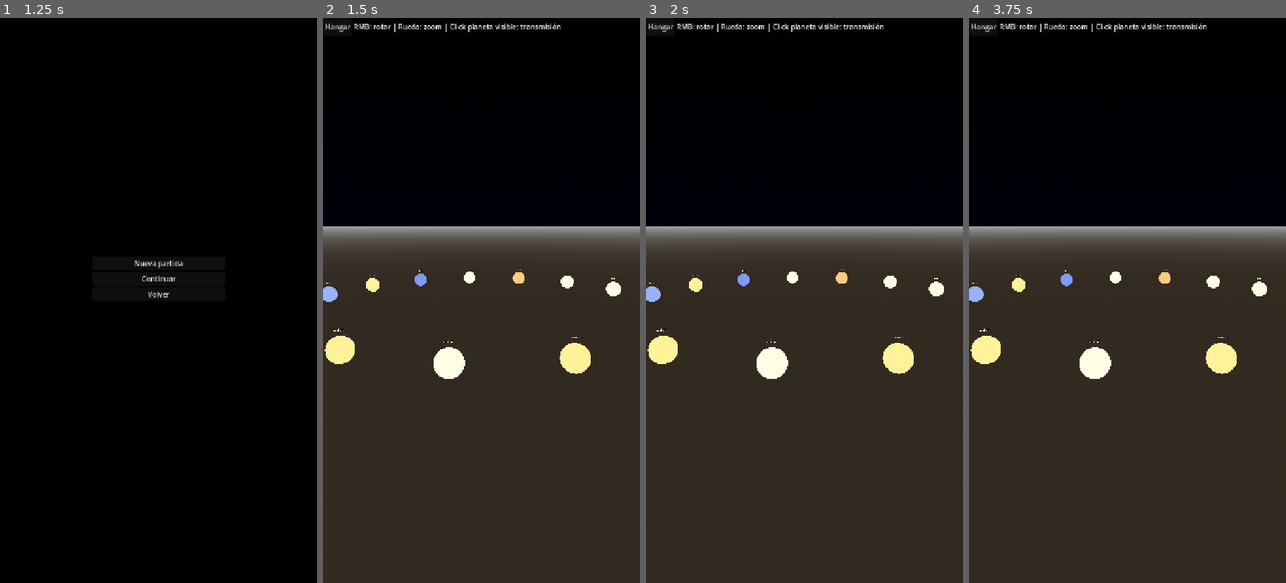
Above: before the commit, frames 1-4 (left to right).
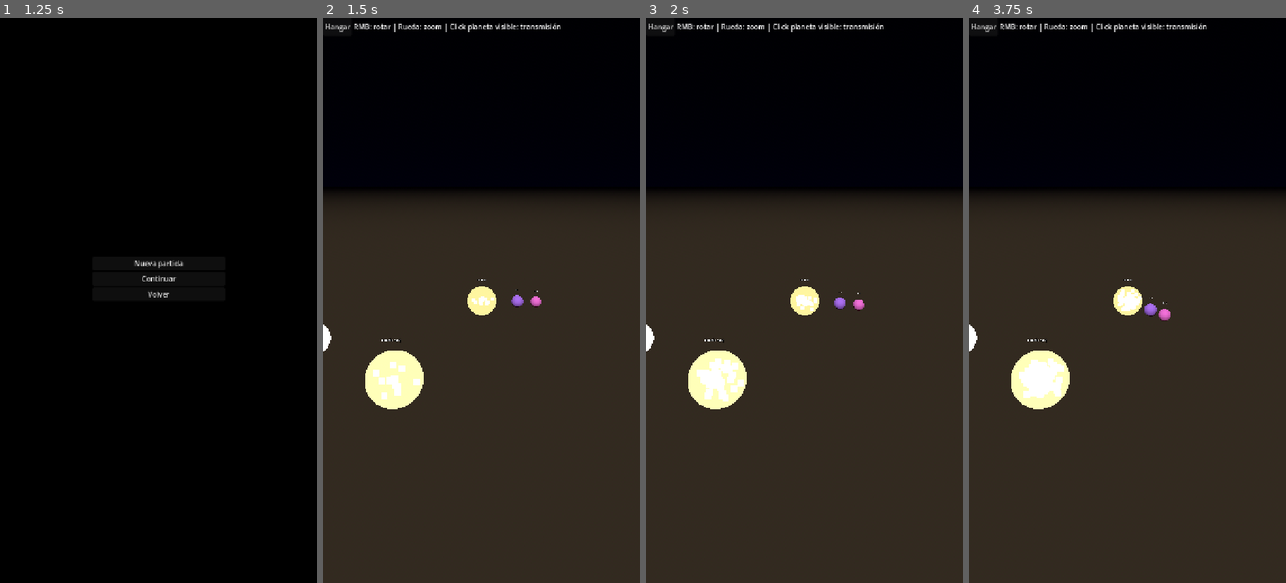
Above: after the commit, the same moments.

Repository: JHevia70/StarShot
Game: Godot game, scene res://scenes/MainMenu.tscn
The game is run twice, just before and just after one commit, with the same random seed, the same clock (stepped at 60 frames per second) and the same inputs.
Inputs:
- Up to frame 1 (1.25 s): click "Jugar" at 0.5 s
- Up to frame 2 (1.5 s): click "Nueva partida" at 1.25 s
- Up to frame 3 (2 s): no input
- Up to frame 4 (3.75 s): click "Hangar" at 2 s; click "Comprar" at 2.75 s; click "Cerrar" at 3.5 s

Frame 1 is identical in both runs. In frame 2, 13% of the frame differs, in the area x 0-100%, y 31-70%; in frame 3, 13%; in frame 4, 13%.

Commit message:
[auto] update 2025-08-16_04-09-23

Diff:
--- a/scenes/GalaxyMap.gd
+++ b/scenes/GalaxyMap.gd
@@ -5,13 +5,16 @@
 const MAX_PLANETS_PER_STAR: int = 10
 const STAR_TYPES := [ "O", "B", "A", "F", "G", "K", "M" ]
 
+@export var sky_path: String = "res://textures/starfield.hdr" # HDRI/EXR/PNG panorámica; si no existe, usa procedural
+
 @onready var cam: Camera3D = $Camera3D as Camera3D
 @onready var env: WorldEnvironment = $WorldEnvironment as WorldEnvironment
 @onready var hangar_btn: Button = $HUD/HBox/Hangar as Button
 @onready var label_info: Label = $HUD/HBox/Info as Label
 
-var stars: Array = []    # Array[Node3D]
-var planets: Array = []  # Array[Node3D]
+var stars: Array = []                 # Array[Node3D]
+var planets: Array = []               # Array[Node3D]
+var star_planet_counts: Array = []    # Array[int]
 var planet_to_unlock_index: int = 0
 
 # cámara orbital
@@ -21,20 +24,28 @@
 var rotate_sensitivity: float = 0.01
 var zoom_step: float = 5.0
 var dist_min: float = 20.0
-var dist_max: float = 150.0
+var dist_max: float = 160.0
 var target: Vector3 = Vector3.ZERO
 
 func _ready() -> void:
-	# Activar cámara
+	randomize() # semilla global para randf()/randi()
+	# Cámara activa
 	if cam != null:
 		cam.current = true
-	# Cielo procedural básico
+	# Cielo: PanoramaSky si existe el HDRI, si no, procedural
 	var env_res: Environment = Environment.new()
-	var sky_mat: ProceduralSkyMaterial = ProceduralSkyMaterial.new()
-	sky_mat.sky_top_color = Color(0.01, 0.01, 0.03)
-	sky_mat.sky_horizon_color = Color(0.02, 0.02, 0.06)
 	var sky_res: Sky = Sky.new()
-	sky_res.sky_material = sky_mat
+	if sky_path != "" and ResourceLoader.exists(sky_path):
+		var pano: PanoramaSkyMaterial = PanoramaSkyMaterial.new()
+		var tex: Texture2D = load(sky_path) as Texture2D
+		pano.panorama = tex
+		sky_res.sky_material = pano
+	else:
+		var proc: ProceduralSkyMaterial = ProceduralSkyMaterial.new()
+		proc.sky_top_color = Color(0.01, 0.01, 0.03)
+		proc.sky_horizon_color = Color(0.02, 0.02, 0.06)
+		proc.ground_horizon_color = Color(0.01, 0.01, 0.02)
+		sky_res.sky_material = proc
 	env_res.background_mode = Environment.BG_SKY
 	env_res.sky = sky_res
 	if env != null:
@@ -50,81 +61,151 @@
 		hangar_btn.pressed.connect(_on_hangar)
 
 	_build_galaxy()
+	_focus_last_unlocked_star()
 	_update_camera()
 
 func _build_galaxy() -> void:
 	stars.clear()
 	planets.clear()
-
-	# Repartir 100 planetas en bloques de 5..10 por estrella
+	star_planet_counts.clear()
+
+	# Reparto de planetas por estrella (5..10) hasta 100
 	var remaining: int = TOTAL_PLANETS
-	var distribution: Array = []  # Array[int]
 	while remaining > 0:
 		var chunk: int = MIN_PLANETS_PER_STAR + randi_range(0, MAX_PLANETS_PER_STAR - MIN_PLANETS_PER_STAR)
 		if chunk > remaining:
 			chunk = remaining
-		distribution.append(chunk)
+		star_planet_counts.append(chunk)
 		remaining -= chunk
 
-	var ring_radius: float = 28.0
-	var star_count: int = distribution.size()
-	for i in range(star_count):
-		var ang: float = TAU * float(i) / float(max(1, star_count))
-		var pos: Vector3 = Vector3(cos(ang) * ring_radius, 0.0, sin(ang) * ring_radius)
+	# Estrellas desperdigadas (no anillo): muestreo con separación mínima
+	var min_r: float = 20.0
+	var max_r: float = 60.0
+	var min_sep: float = 8.0
+	var height_jitter: float = 6.0
+	var star_positions: Array = []  # Array[Vector3]
+	for i in range(star_planet_counts.size()):
+		var pos: Vector3 = _pick_star_pos(star_positions, min_r, max_r, min_sep, height_jitter)
+		star_positions.append(pos)
 		var stype: String = STAR_TYPES[randi() % STAR_TYPES.size()]
 		var star_node: Node3D = _spawn_star(pos, stype, i)
 		add_child(star_node)
 		stars.append(star_node)
-
-		var pcount: int = int(distribution[i])
+		# Planetas de esta estrella
+		var pcount: int = int(star_planet_counts[i])
 		for p in range(pcount):
-			var orbit_dist: float = 3.0 + 2.6 * float(p) + randf() * 0.6
+			var orbit_dist: float = 3.0 + 2.4 * float(p) + randf() * 0.7
 			var planet: Node3D = _spawn_planet(star_node, orbit_dist, i, p)
 			planets.append(planet)
 
 	if label_info != null:
 		label_info.text = "RMB: rotar | Rueda: zoom | Click planeta visible: transmisión"
+
+func _pick_star_pos(existing: Array, min_r: float, max_r: float, min_sep: float, height_jitter: float) -> Vector3:
+	var tries: int = 0
+	while tries < 100:
+		var r: float = lerp(min_r, max_r, randf())
+		var ang: float = randf() * TAU
+		var y: float = (randf() * 2.0 - 1.0) * height_jitter
+		var cand: Vector3 = Vector3(cos(ang) * r, y, sin(ang) * r)
+		var ok: bool = true
+		for v in existing:
+			if (v as Vector3).distance_to(cand) < min_sep:
+				ok = false
+				break
+		if ok:
+			return cand
+		tries += 1
+	return Vector3(randf()*max_r, 0.0, randf()*max_r)
+
+func _focus_last_unlocked_star() -> void:
+	# Determinar la estrella que contiene el ultimo planeta desbloqueado
+	var last_idx: int = max(0, planet_to_unlock_index - 1)
+	var sidx: int = _star_of_global_index(last_idx)
+	if sidx >= 0 and sidx < stars.size():
+		target = (stars[sidx] as Node3D).global_position
+		dist = 38.0
+		yaw = 0.0
+		pitch = -0.3
+
+func _star_of_global_index(gidx: int) -> int:
+	var acc: int = 0
+	for i in range(star_planet_counts.size()):
+		var next_acc: int = acc + int(star_planet_counts[i])
+		if gidx >= acc and gidx < next_acc:
+			return i
+		acc = next_acc
+	return clamp(star_planet_counts.size() - 1, 0, 9999)
 
 func _spawn_star(pos: Vector3, stype: String, star_index: int) -> Node3D:
 	var star: Node3D = Node3D.new()
 	star.name = "Star_%d" % star_index
 	star.position = pos
-
+	# esfera emisiva
 	var mesh: MeshInstance3D = MeshInstance3D.new()
 	var sphere: SphereMesh = SphereMesh.new()
-	sphere.radius = 1.4
-	sphere.height = 2.8
+	sphere.radius = 1.5
+	sphere.height = 3.0
 	sphere.radial_segments = 64
 	sphere.rings = 32
 	mesh.mesh = sphere
-	mesh.cast_shadow = GeometryInstance3D.SHADOW_CASTING_SETTING_OFF
-	mesh.visible = true
-
 	var mat: StandardMaterial3D = StandardMaterial3D.new()
+	var col: Color = _star_color(stype)
 	mat.shading_mode = BaseMaterial3D.SHADING_MODE_UNSHADED
-	var col: Color = _star_color(stype)
 	mat.albedo_color = col
 	mat.emission_enabled = true
 	mat.emission = col
-	mat.emission_energy_multiplier = 3.0
+	mat.emission_energy_multiplier = 3.2
+	mat.blend_mode = BaseMaterial3D.BLEND_MODE_ADD
 	mesh.material_override = mat
-
 	star.add_child(mesh)
-
+	# partículas de corona
+	_add_corona(star, col)
+	# etiqueta 3D
 	var lbl: Label3D = Label3D.new()
 	lbl.text = "Estrella %d (%s)" % [star_index + 1, stype]
 	lbl.billboard = BaseMaterial3D.BILLBOARD_ENABLED
-	lbl.position = Vector3(0, 2.0, 0)
+	lbl.position = Vector3(0, 2.2, 0)
 	star.add_child(lbl)
 	return star
+
+func _add_corona(star: Node3D, col: Color) -> void:
+	var particles: GPUParticles3D = GPUParticles3D.new()
+	particles.amount = 120
+	particles.local_coords = true
+	particles.lifetime = 1.8
+	particles.one_shot = false
+	var pm: ParticleProcessMaterial = ParticleProcessMaterial.new()
+	pm.emission_shape = ParticleProcessMaterial.EMISSION_SHAPE_SPHERE
+	pm.emission_sphere_radius = 1.2
+	pm.gravity = Vector3.ZERO
+	pm.initial_velocity_min = 0.0
+	pm.initial_velocity_max = 0.2
+	pm.angular_velocity_min = -0.5
+	pm.angular_velocity_max = 0.5
+	pm.scale_min = 0.25
+	pm.scale_max = 0.7
+	particles.process_material = pm
+	# Draw pass: quad aditivo con billboard
+	var quad: QuadMesh = QuadMesh.new()
+	quad.size = Vector2(0.35, 0.35)
+	var qmat: StandardMaterial3D = StandardMaterial3D.new()
+	qmat.shading_mode = BaseMaterial3D.SHADING_MODE_UNSHADED
+	qmat.billboard_mode = BaseMaterial3D.BILLBOARD_ENABLED
+	qmat.transparency = BaseMaterial3D.TRANSPARENCY_ALPHA
+	qmat.blend_mode = BaseMaterial3D.BLEND_MODE_ADD
+	qmat.albedo_color = Color(col.r, col.g, col.b, 0.7)
+	particles.draw_pass_1 = quad
+	particles.material_override = qmat
+	star.add_child(particles)
+	particles.emitting = true
 
 func _spawn_planet(star_node: Node3D, orbit_radius: float, star_index: int, local_index: int) -> Node3D:
 	var planet_root: Node3D = Node3D.new()
 	planet_root.name = "Planet_%d_%d" % [star_index, local_index]
 	star_node.add_child(planet_root)
-
+	# render
 	var mesh: MeshInstance3D = MeshInstance3D.new()
-	# (Godot 4) MeshInstance3D NO tiene 'input_pickable'; el click se maneja con Area3D
 	var sphere: SphereMesh = SphereMesh.new()
 	sphere.radius = 0.45 + 0.2 * randf()
 	sphere.height = sphere.radius * 2.0
@@ -135,25 +216,22 @@
 	m.albedo_color = Color.from_hsv(randf(), 0.55, 0.95)
 	mesh.material_override = m
 	planet_root.add_child(mesh)
-
+	# nombre flotante
 	var lbl: Label3D = Label3D.new()
 	lbl.text = "P%d-%d" % [star_index + 1, local_index + 1]
 	lbl.billboard = BaseMaterial3D.BILLBOARD_ENABLED
 	lbl.position = Vector3(0, sphere.radius + 0.6, 0)
 	planet_root.add_child(lbl)
-
-	# Órbita
+	# órbita
 	var orbit_script: Script = load("res://scenes/Orbit.gd") as Script
 	if orbit_script != null:
 		var orbit_node: Node = orbit_script.new()
 		planet_root.add_child(orbit_node)
 		orbit_node.set("orbit_radius", orbit_radius)
 		orbit_node.set("orbit_speed", 0.3 + randf() * 0.4)
-
 	# Área clickable
 	var area: Area3D = Area3D.new()
-	area.input_ray_pickable = true  # <- esto sí existe en Area3D
-	# forma de colisión es hija del Area3D
+	area.input_ray_pickable = true
 	var colshape: CollisionShape3D = CollisionShape3D.new()
 	var sph: SphereShape3D = SphereShape3D.new()
 	sph.radius = sphere.radius * 1.25
@@ -161,7 +239,7 @@
 	area.add_child(colshape)
 	planet_root.add_child(area)
 	area.input_event.connect(_on_planet_input.bind(planet_root))
-
+	# visibilidad por progreso
 	var global_idx: int = planets.size()
 	var unlocked: bool = (global_idx <= planet_to_unlock_index)
 	mesh.visible = unlocked
--- a/scenes/Transmission.gd
+++ b/scenes/Transmission.gd
@@ -1,6 +1,6 @@
 extends Control
 
-@export var video_path: String = "res://video/transmission.mp4"
+@export var video_path: String = "res://video/transmission.webm"
 
 @onready var player: VideoStreamPlayer = $Video as VideoStreamPlayer
 @onready var title: Label = $Overlay/VBox/Title as Label
@@ -14,19 +14,19 @@
 		elif GameState.has_method("get_target"):
 			planet_name = str(GameState.get_target())
 	title.text = "Transmisión desde %s" % planet_name
-
 	if action != null:
 		action.pressed.connect(_on_go)
-
 	# Cargar y reproducir
 	if ResourceLoader.exists(video_path):
 		var stream: Resource = load(video_path)
 		if stream != null and player != null:
 			player.stream = stream
+			player.autoplay = true
+			player.stretch = true
+			player.stretch_mode = VideoStreamPlayer.STRETCH_KEEP_ASPECT_COVER
 			player.play()
 	else:
-		# Fallback: pantalla en negro con título ya visible
-		pass
+		push_warning("No se encontró el video en %s. Convierte tu MP4 a WEBM y colócalo ahí." % video_path)
 
 func _on_go() -> void:
 	var shooter_path: String = "res://scenes/Shooter.tscn"
--- a/scenes/Transmission.tscn
+++ b/scenes/Transmission.tscn
@@ -18,6 +18,7 @@
 autoplay = true
 expand = true
 stretch = true
+stretch_mode = 2
 
 [node name="Overlay" type="CanvasLayer" parent="."]
 layer = 10
@@ -30,7 +31,7 @@
 
 [node name="Title" type="Label" parent="Overlay/VBox"]
 text = "Transmisión"
-theme_override_font_sizes/font_size = 28
+theme_override_font_sizes/font_size = 30
 
 [node name="Spacer" type="Control" parent="Overlay/VBox"]
 custom_minimum_size = Vector2(0, 460)
